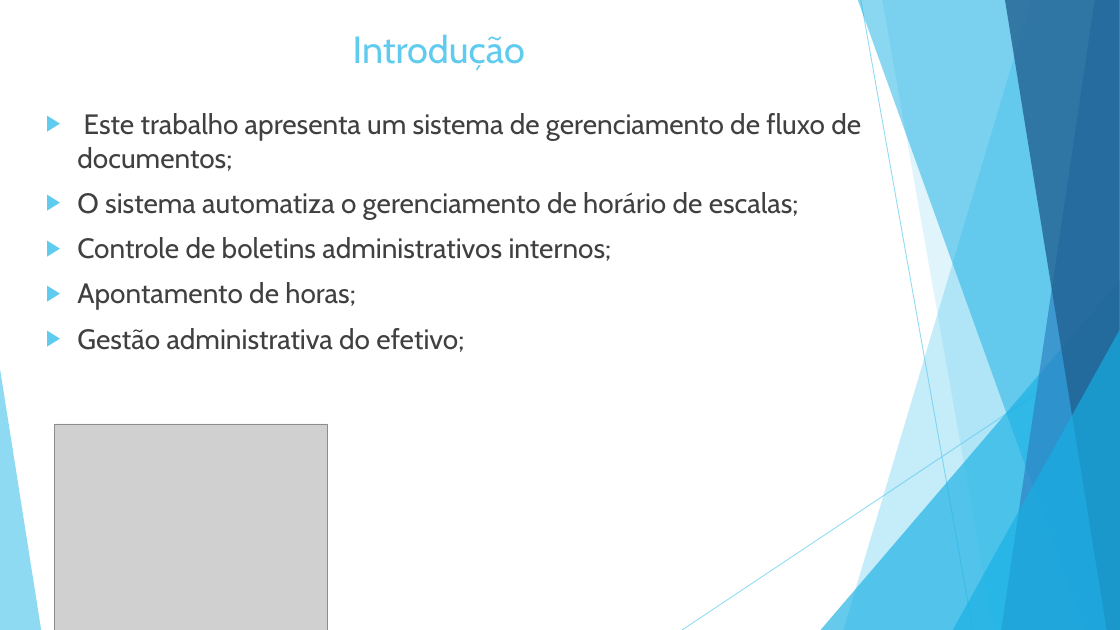
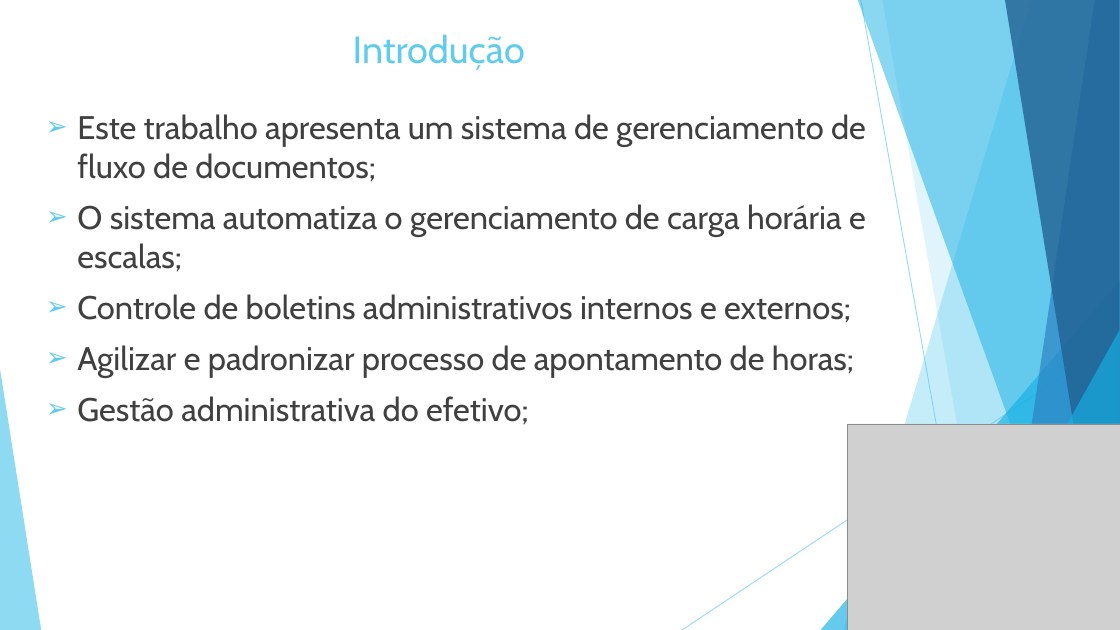
Before and after one commit to darthfreela/project123, a slide deck: slide 3 of CRPO.pptx. Drawn at 1120x630 pixels with LibreOffice and Linux fonts; fonts in the diff are those of the drawing; grey boxes stand for pictures. Boxes give left, top, right and bottom in pixels: in the first picture for what was removed or moved away, otherwise in the second. Text is boxed around its words. In the diff, an @@ line names an element or a change of style, - is before the commit and + after.

```diff
--- a/CRPO.pptx
+++ b/CRPO.pptx
@@ text at box(77, 114, 866, 424): size 24 to 28 pt in "Este trabalho apresenta um sistema de gerenciamento ...", "Gestão administrativa do efetivo;"; bullet ▶ to ➢ @@
@@ text at box(77, 204, 866, 378): text changed; size 24 to 28 pt @@
-▶ O sistema automatiza o gerenciamento de horário de escalas;
-▶ Controle de boletins administrativos internos;
-▶ Apontamento de horas;
+➢ O sistema automatiza o gerenciamento de carga horária e escalas;
+➢ Controle de boletins administrativos internos e externos;
+➢ Agilizar e padronizar processo de apontamento de horas;
@@ picture: place and size @@
-picture at box(55, 424, 327, 630)
+picture at box(848, 424, 1120, 630)
```
Also in this commit, not shown: 10 other slides changed, 1 slide added, 2 slides removed.
